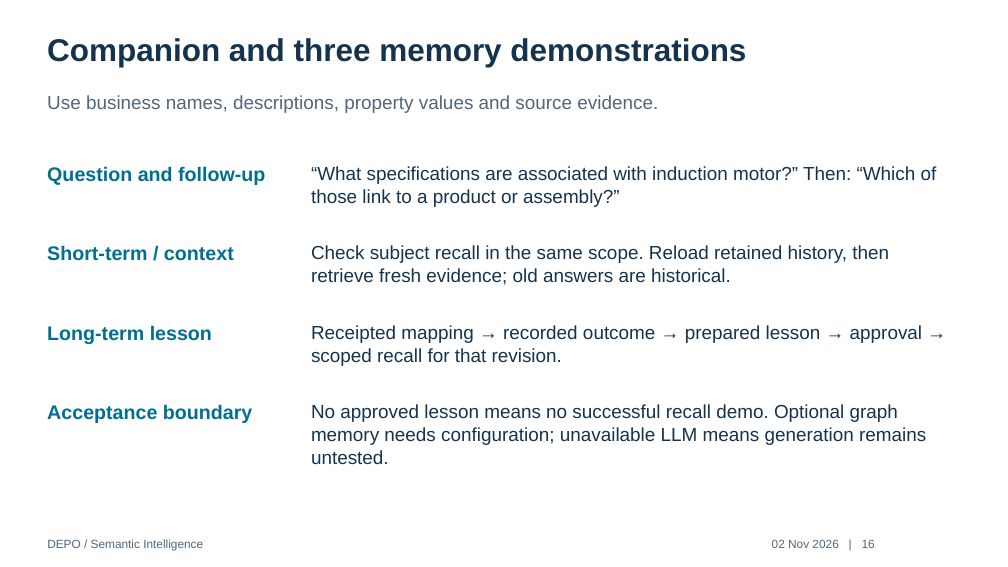
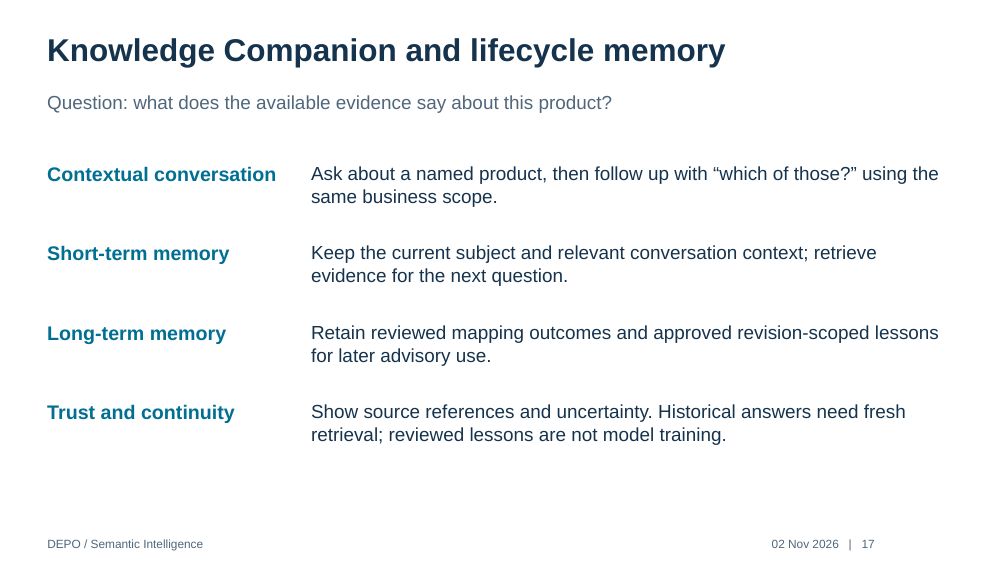
Before and after one commit to dparitosh/PMem, a slide deck: slide 17 of deliverables/DEPO-Workflow-Audited.pptx (slide 16 before the commit). Drawn at 1008x567 pixels with LibreOffice and Linux fonts; fonts in the diff are those of the drawing. Boxes give left, top, right and bottom in pixels: in the first picture for what was removed or moved away, otherwise in the second. Text is boxed around its words. In the diff, an @@ line names an element or a change of style, - is before the commit and + after.

Commit message:
Refocus workflow presentation for business and CXO audiences

```diff
--- a/deliverables/DEPO-Workflow-Audited.pptx
+++ b/deliverables/DEPO-Workflow-Audited.pptx
@@ text at [47,38,725,67]: text changed @@
-Companion and three memory demonstrations
+Knowledge Companion and lifecycle memory
@@ text at [47,95,613,113]: text changed @@
-Use business names, descriptions, property values and source evidence.
+Question: what does the available evidence say about this product?
@@ text at [47,166,276,182]: text changed @@
-Question and follow-up
+Contextual conversation
@@ text at [311,166,939,207]: text changed @@
-“What specifications are associated with induction motor?” Then: “Which of those link to a product or assembly?”
+Ask about a named product, then follow up with “which of those?” using the same business scope.
@@ text at [47,245,229,264]: text changed @@
-Short-term / context
+Short-term memory
@@ text at [311,245,877,286]: text changed @@
-Check subject recall in the same scope. Reload retained history, then retrieve fresh evidence; old answers are historical.
+Keep the current subject and relevant conversation context; retrieve evidence for the next question.
@@ text at [47,326,226,344]: text changed @@
-Long-term lesson
+Long-term memory
@@ text at [311,325,939,366]: text changed @@
-Receipted mapping → recorded outcome → prepared lesson → approval → scoped recall for that revision.
+Retain reviewed mapping outcomes and approved revision-scoped lessons for later advisory use.
@@ text at [47,404,235,423]: text changed @@
-Acceptance boundary
+Trust and continuity
@@ text at [311,404,906,445]: text changed @@
-No approved lesson means no successful recall demo. Optional graph memory needs configuration; unavailable LLM means generation remains untested.
+Show source references and uncertainty. Historical answers need fresh retrieval; reviewed lessons are not model training.
@@ text at [772,539,875,548]: text changed @@
-02 Nov 2026 | 16
+02 Nov 2026 | 17
```
Also in this commit, not shown: 11 other slides changed, 8 slides added, 8 slides removed, 4 other files.
